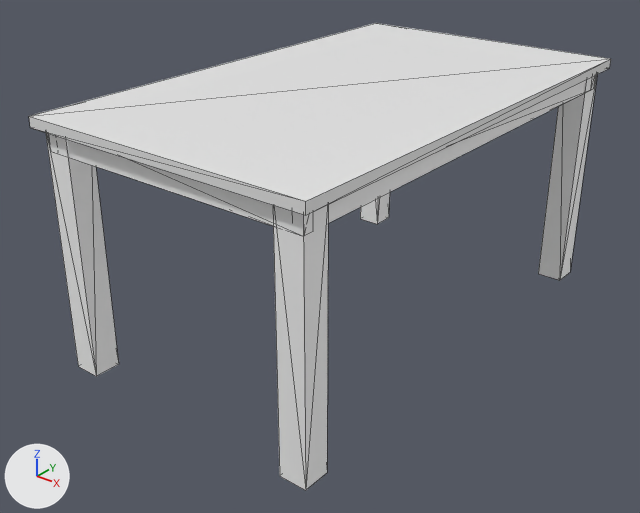
An edit to the FBX model Assets/Assets/BigFurniturePack/Models/kitchen_table_2.FBX, drawn before and after from the same camera.
Rendered twice from a 50 mm lens placed at (1.507, -2.031, 1.432), pointed at (-0.03, -0.11, 0.24). The axes (+X, +Y, +Z) are drawn at lower left. The lights are the same throughout. Mesh edges are drawn as thin lines. Where no turn or scale is listed for an object, it has been applied to the vertices.

In view in the first picture: 'kitchen_table_2.001'.
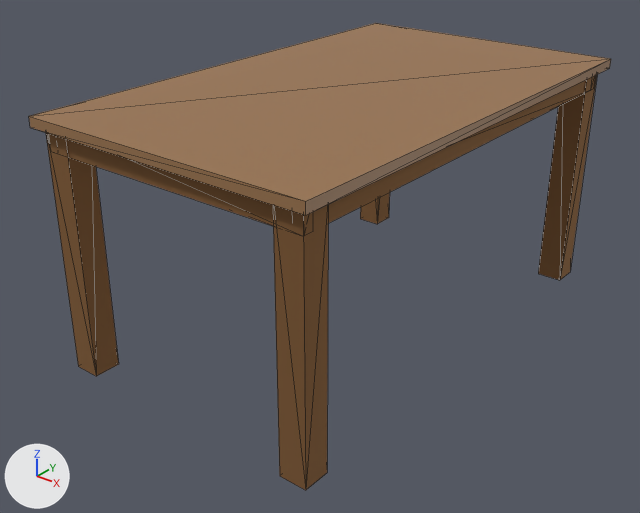
Pixel boxes [x1, y1, x2, y2] of what changed, in the pictures (640 x 513 px):
'kitchen_table_2.001', recoloured (white to brown)
    both: [29, 23, 611, 490]

What the commit changed:
Material 'M_Wood1' (mat_m_wood1) changes colour from white #ffffff to brown #a67e57; in linear values from (1.0, 1.0, 1.0) to (0.379, 0.21, 0.0953).
Material 'M_Wood2' (mat_m_wood2) changes colour from white #e7e7e7 to brown #9a734d; in linear values from (0.8, 0.8, 0.8) to (0.323, 0.171, 0.0742).
